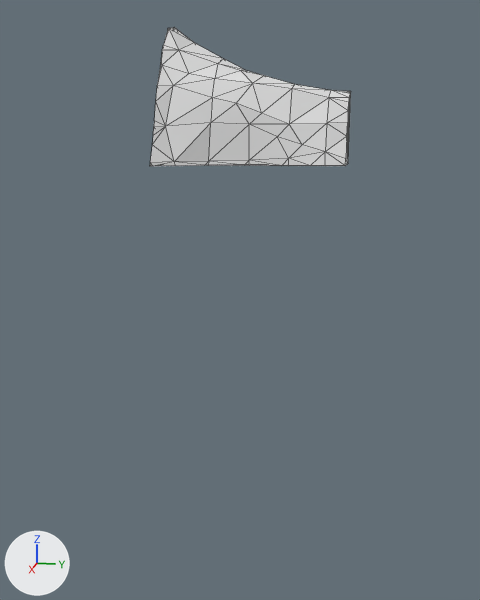
The glTF model assets/terrain/surface_pieces/surf_16_8.glb as it was, and as the next commit left it.
Both versions are drawn from a 50 mm camera at (-10.07, 70.79, -9.24) aimed at (-27.36, 67.34, -13.56). The lights are fixed; the arrows at lower left show +X, +Y and +Z. The first picture is the older version. Mesh edges are drawn as thin lines. Where no turn or scale is listed for an object, it has been applied to the vertices.

Objects in the first picture: 'geometry_0'.
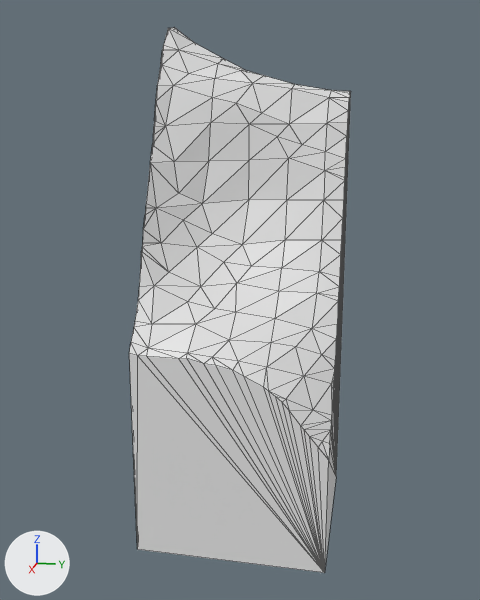
What differs and where, as boxes [x1, y1, x2, y2] in the pictures (480 x 600 px):
'geometry_0', reshaped (10% wider, 293% taller): before [150, 28, 351, 166]; after [129, 28, 351, 573]
part 1 of me_geometry_0, built on: before [150, 92, 351, 166]; after [129, 92, 351, 573]

What the commit changed:
me_geometry_0 is used by ob_geometry_0; location (0.0, 0.0, 0.0).
me_geometry_0 had 90 vertices, 176 faces and spanned x -30.0..-27.02, y 65.0..70.0, z -10.0..-6.23.
me_geometry_0 now has 178 vertices, 352 faces and spans x -30.0..-25.0, y 65.0..70.0, z -20.0..-6.23.
Part 1, on me_geometry_0:
14 vertices are removed from x -30.0..-27.02, y 65.0..70.0, z -10.0.
73 faces are deleted.
1 vertex moves from x -27.04, y 65.02, z -10.0 to x -26.63, y 65.0, z -10.93.
102 vertices are added at x -30.0..-25.0, y 65.0..70.0, z -20.0..-10.03.
249 new faces join them.
